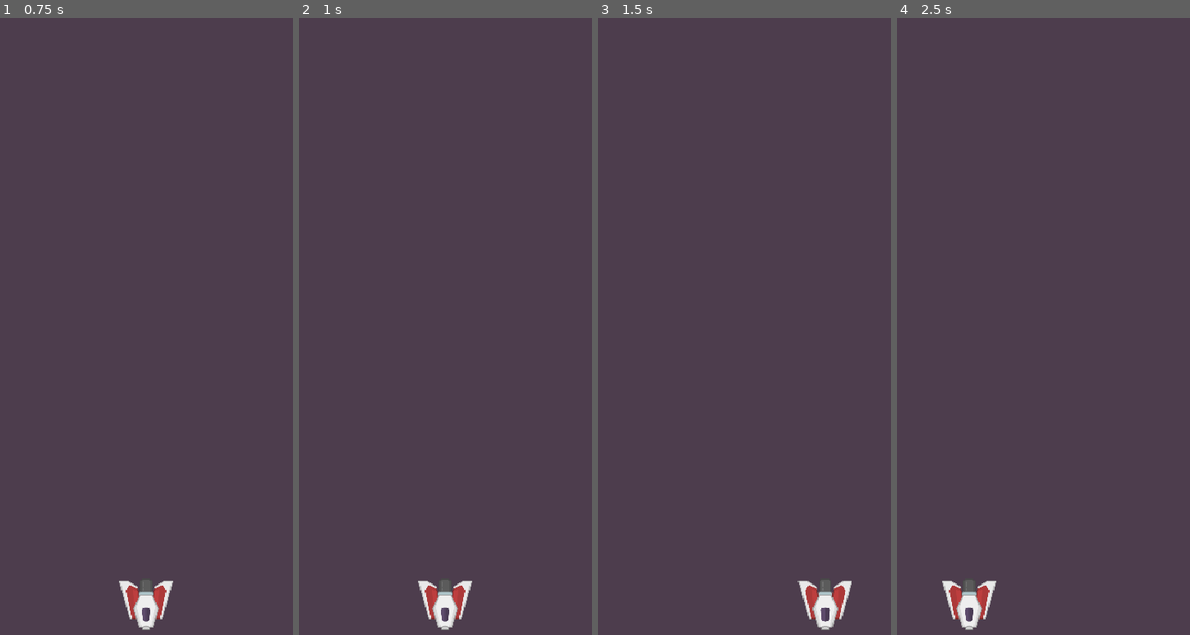
Above: before the commit, frames 1-4 (left to right).
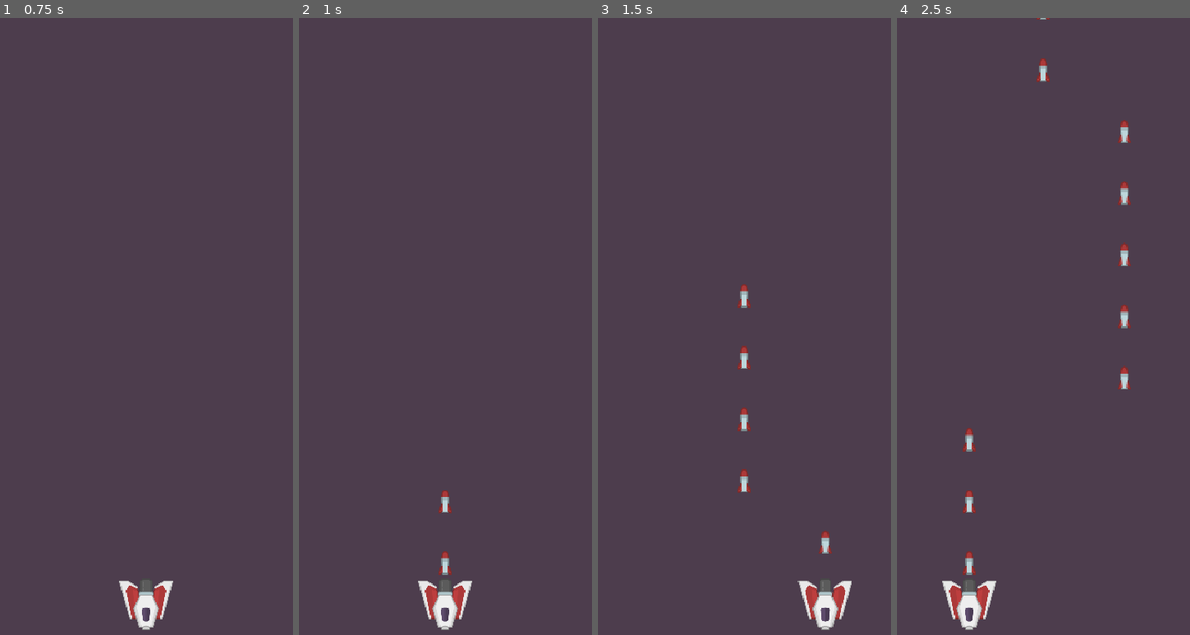
Above: after the commit, the same moments.

Repository: kyle6193/hypercasual
Game: Godot game, scene res://menu.tscn
The game is run twice, just before and just after one commit, with the same random seed, the same clock (stepped at 60 frames per second) and the same inputs.
Inputs (mouse positions are in pixels of both pictures, inside the frame that each line leads up to):
- Up to frame 1 (0.75 s): click "Play" at 0.5 s
- Up to frame 2 (1 s): no input
- Up to frame 3 (1.5 s): move the mouse to (826, 314) at 1.27 s; press the mouse at (826, 314) at 1.28 s
- Up to frame 4 (2.5 s): move the mouse to (970, 382) at 2.02 s; release the mouse at (970, 382) at 2.03 s; click (970, 382) at 2.1 s

Frame 1 is identical in both runs. In frame 2, 0.2% of the frame differs, in the area x 47-53%, y 76-91%; in frame 3, 0.6%; in frame 4, 1.1%, in the area x 22-80%, y 0-91%.

Commit message:
add bullet and block

Diff:
--- /dev/null
+++ b/block.tscn
@@ -0,0 +1,15 @@
+[gd_scene format=3 uid="uid://ov6qrtyexofg"]
+
+[node name="block" type="Control"]
+layout_mode = 3
+anchors_preset = 0
+offset_right = 108.0
+offset_bottom = 108.0
+
+[node name="background" type="ColorRect" parent="."]
+layout_mode = 1
+anchors_preset = 15
+anchor_right = 1.0
+anchor_bottom = 1.0
+grow_horizontal = 2
+grow_vertical = 2
--- /dev/null
+++ b/bullet.gd
@@ -0,0 +1,4 @@
+extends Area2D
+
+func _process(delta: float) -> void:
+	position.y -= get_parent().bullet_speed * delta
--- a/bullet.tscn
+++ b/bullet.tscn
@@ -1,6 +1,7 @@
-[gd_scene load_steps=3 format=3 uid="uid://maui6rfckl0o"]
+[gd_scene load_steps=4 format=3 uid="uid://maui6rfckl0o"]
 
 [ext_resource type="Texture2D" uid="uid://m8kofxi60ko3" path="res://Assets/Bullet.png" id="1_v7oki"]
+[ext_resource type="Script" uid="uid://ddg46v45hb2ce" path="res://bullet.gd" id="1_v8qja"]
 
 [sub_resource type="RectangleShape2D" id="RectangleShape2D_v7oki"]
 size = Vector2(24, 68)
@@ -8,6 +9,7 @@
 [node name="bullet" type="Area2D"]
 z_index = -5
 scale = Vector2(0.5, 0.5)
+script = ExtResource("1_v8qja")
 
 [node name="Sprite2D" type="Sprite2D" parent="."]
 texture = ExtResource("1_v7oki")
--- /dev/null
+++ b/main.gd
@@ -0,0 +1,10 @@
+extends Node
+
+@export var bullet : PackedScene
+
+var bullet_speed : int = 600
+
+func _on_fireratetimer_timeout() -> void:
+	var bullet_instance : Area2D = bullet.instantiate()
+	add_child(bullet_instance)
+	bullet_instance.position = $player.position
--- a/main.tscn
+++ b/main.tscn
@@ -1,12 +1,16 @@
-[gd_scene load_steps=4 format=3 uid="uid://d14vxeufsf5eu"]
+[gd_scene load_steps=6 format=3 uid="uid://d14vxeufsf5eu"]
 
 [ext_resource type="Script" uid="uid://b2rb6odc5ml8f" path="res://player.gd" id="1_0xm2m"]
+[ext_resource type="Script" uid="uid://cgjv1ua1e8yyc" path="res://main.gd" id="1_1bvp3"]
 [ext_resource type="Texture2D" uid="uid://oewi7ylvcyxb" path="res://Assets/Player.png" id="1_ig7tw"]
+[ext_resource type="PackedScene" uid="uid://maui6rfckl0o" path="res://bullet.tscn" id="2_lquwl"]
 
 [sub_resource type="CircleShape2D" id="CircleShape2D_ig7tw"]
 radius = 80.15611
 
 [node name="main" type="Node"]
+script = ExtResource("1_1bvp3")
+bullet = ExtResource("2_lquwl")
 
 [node name="player" type="Area2D" parent="."]
 position = Vector2(270, 855.99994)
@@ -19,3 +23,9 @@
 [node name="CollisionShape2D" type="CollisionShape2D" parent="player"]
 scale = Vector2(0.99999994, 0.99999994)
 shape = SubResource("CircleShape2D_ig7tw")
+
+[node name="fireratetimer" type="Timer" parent="."]
+wait_time = 0.15
+autostart = true
+
+[connection signal="timeout" from="fireratetimer" to="." method="_on_fireratetimer_timeout"]
Not shown, added: bullet.gd.uid
Not shown, added: main.gd.uid
